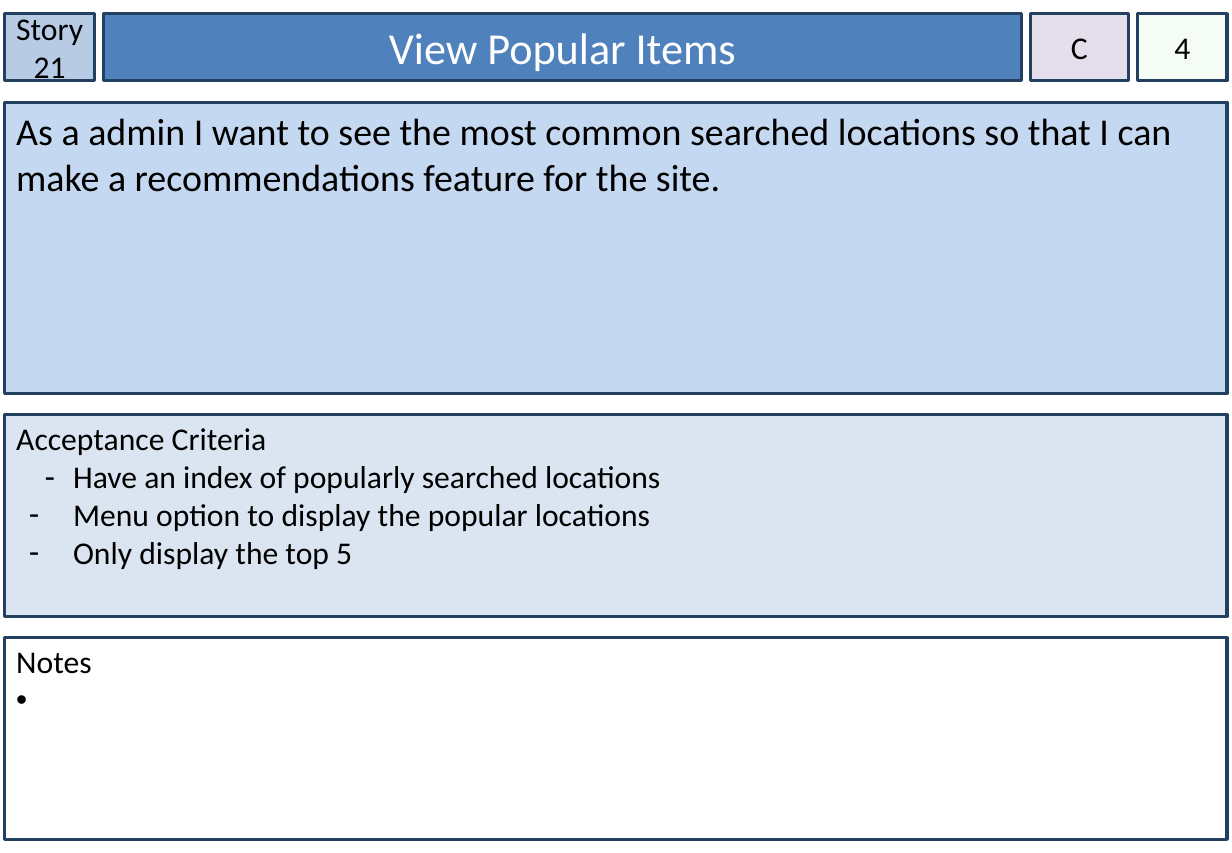
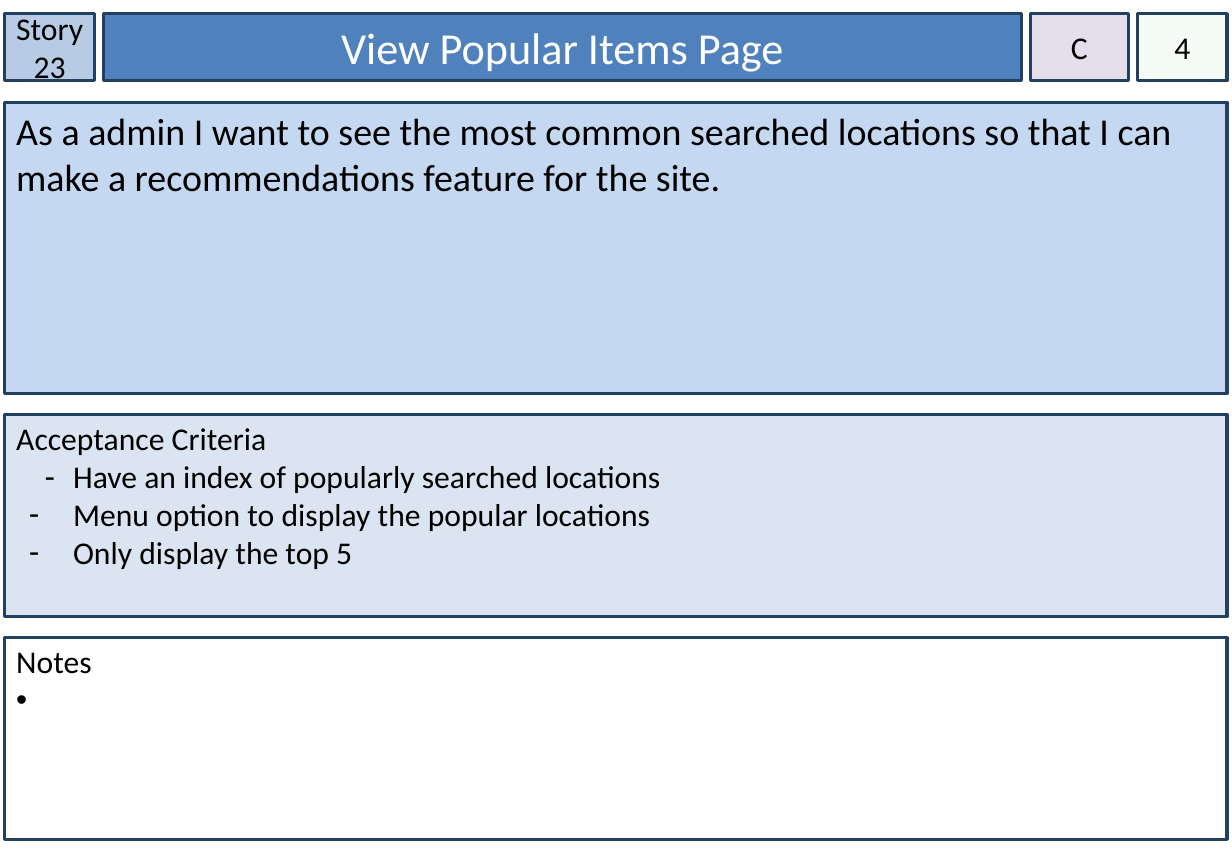
Before and after one commit to NickIsReady/Group-68-Web-System, a slide deck: slide 24 of Group 68 Story Cards.pptx (slide 22 before the commit). Drawn at 1232x853 pixels with LibreOffice and Linux fonts; fonts in the diff are those of the drawing. Boxes give left, top, right and bottom in pixels: in the first picture for what was removed or moved away, otherwise in the second. Text is boxed around its words. In the diff, an @@ line names an element or a change of style, - is before the commit and + after.

```diff
--- a/Group 68 Story Cards.pptx
+++ b/Group 68 Story Cards.pptx
@@ text in rectangle at <box>16,14,83,87</box>: text changed @@
-Story 21
+Story 23
@@ text in rectangle at <box>341,33,783,72</box>: text changed @@
-View Popular Items
+View Popular Items Page
```
Also in this commit, not shown: 17 other slides changed, 12 slides added, 1 other file.
